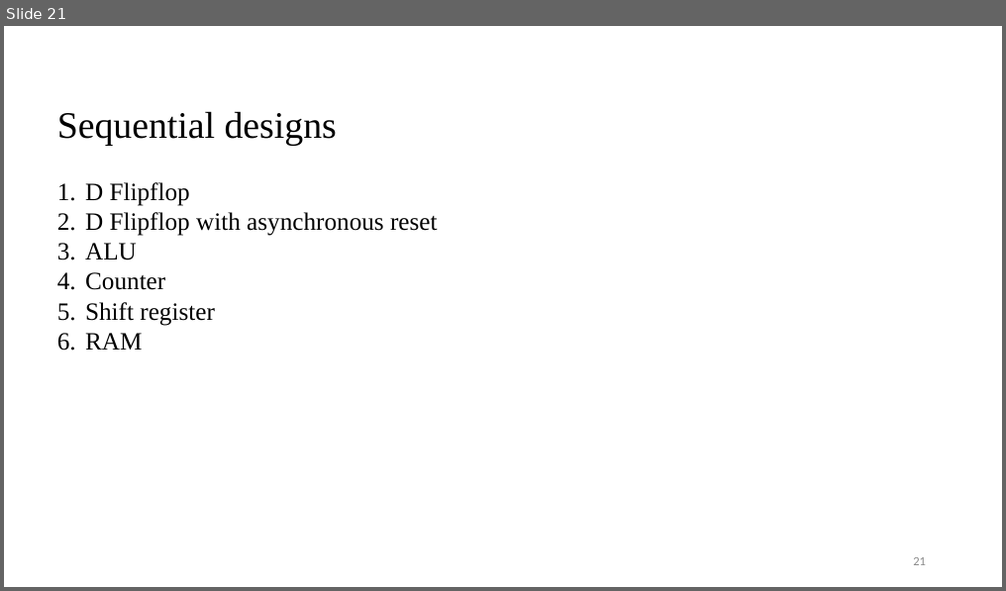
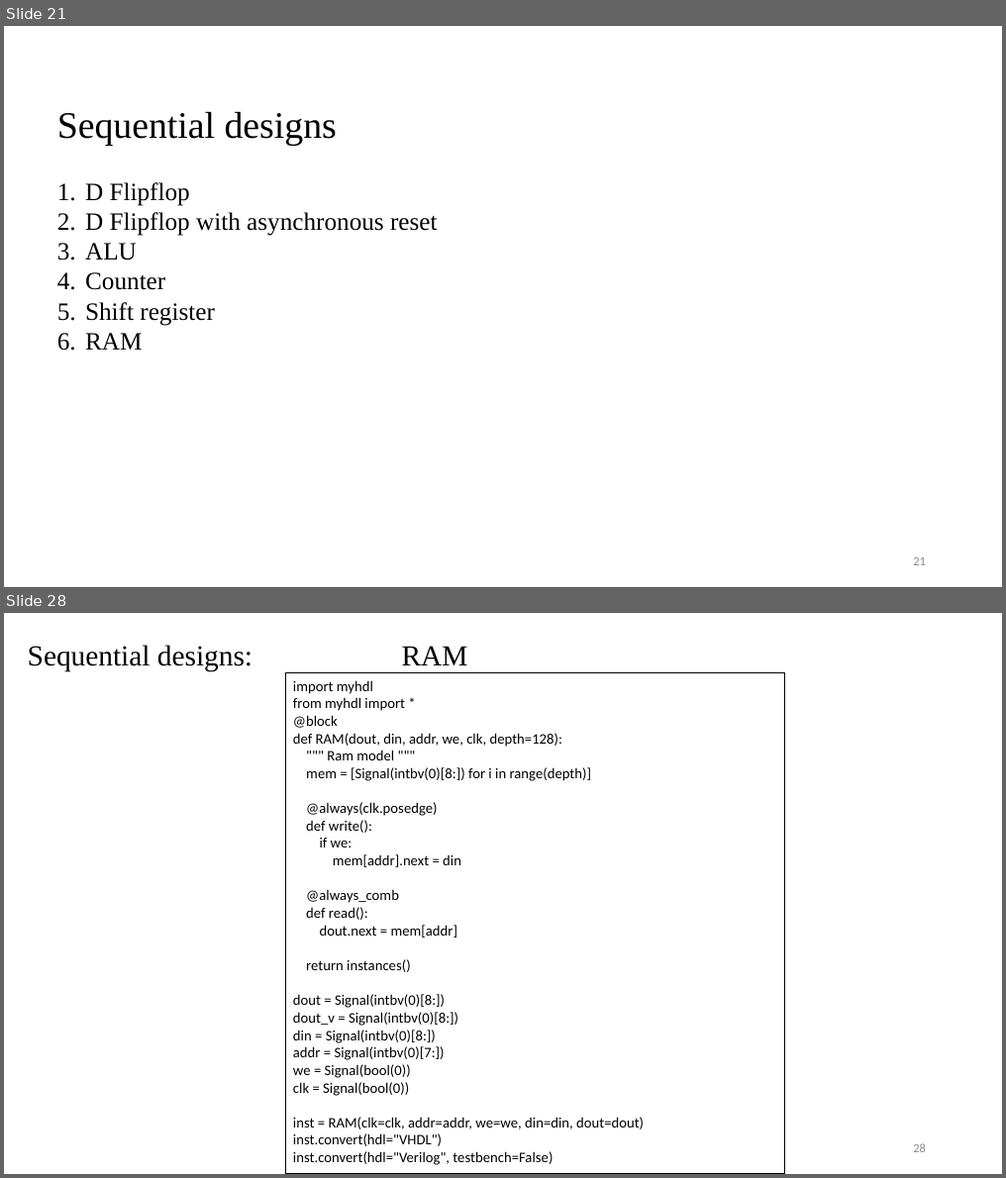
Before and after one commit to visionvlsi/Proj_HLS_phase1, a slide deck: hls_phase1.pptx. Shown one above the other, each under a label of ours: slide 21 before the commit, slides 21 and 28 after it; the slides between them are not shown. The pictures are 1006x591 and 1006x1178 pixels, drawn with LibreOffice and Linux fonts; fonts in the diff are those of the drawing. Boxes give left, top, right and bottom in pixels: in the first picture for what was removed or moved away, otherwise in the second. Text is boxed around its words. In the diff, an @@ line names an element or a change of style, - is before the commit and + after.

```diff
--- a/hls_phase1.pptx
+++ b/hls_phase1.pptx
@@ slide 28 added at (4,613,1002,1174), background #FFFFFF @@
@@ text added at (28,645,468,672), 28 pt, text #000000 @@
+Sequential designs: RAM
@@ rectangle added at (285,672,785,1174), outline #000000 0.75 pt, 14 pt, text #000000 @@
+import myhdl
+from myhdl import *
+@block
+def RAM(dout, din, addr, we, clk, depth=128):
+""" Ram model """
+mem = [Signal(intbv(0)[8:]) for i in range(depth)]
+@always(clk.posedge)
+def write():
+if we:
+mem[addr].next = din
+@always_comb
+def read():
+dout.next = mem[addr]
+return instances()
+dout = Signal(intbv(0)[8:])
+dout_v = Signal(intbv(0)[8:])
+din = Signal(intbv(0)[8:])
+addr = Signal(intbv(0)[7:])
+we = Signal(bool(0))
+clk = Signal(bool(0))
+inst = RAM(clk=clk, addr=addr, we=we, din=din, dout=dout)
+inst.convert(hdl="VHDL")
+inst.convert(hdl="Verilog", testbench=False)
@@ page number added at (913,1144,926,1153), 12 pt, text #8C8C8C @@
+28
```
Also in this commit, not shown: 8 other slides added.
